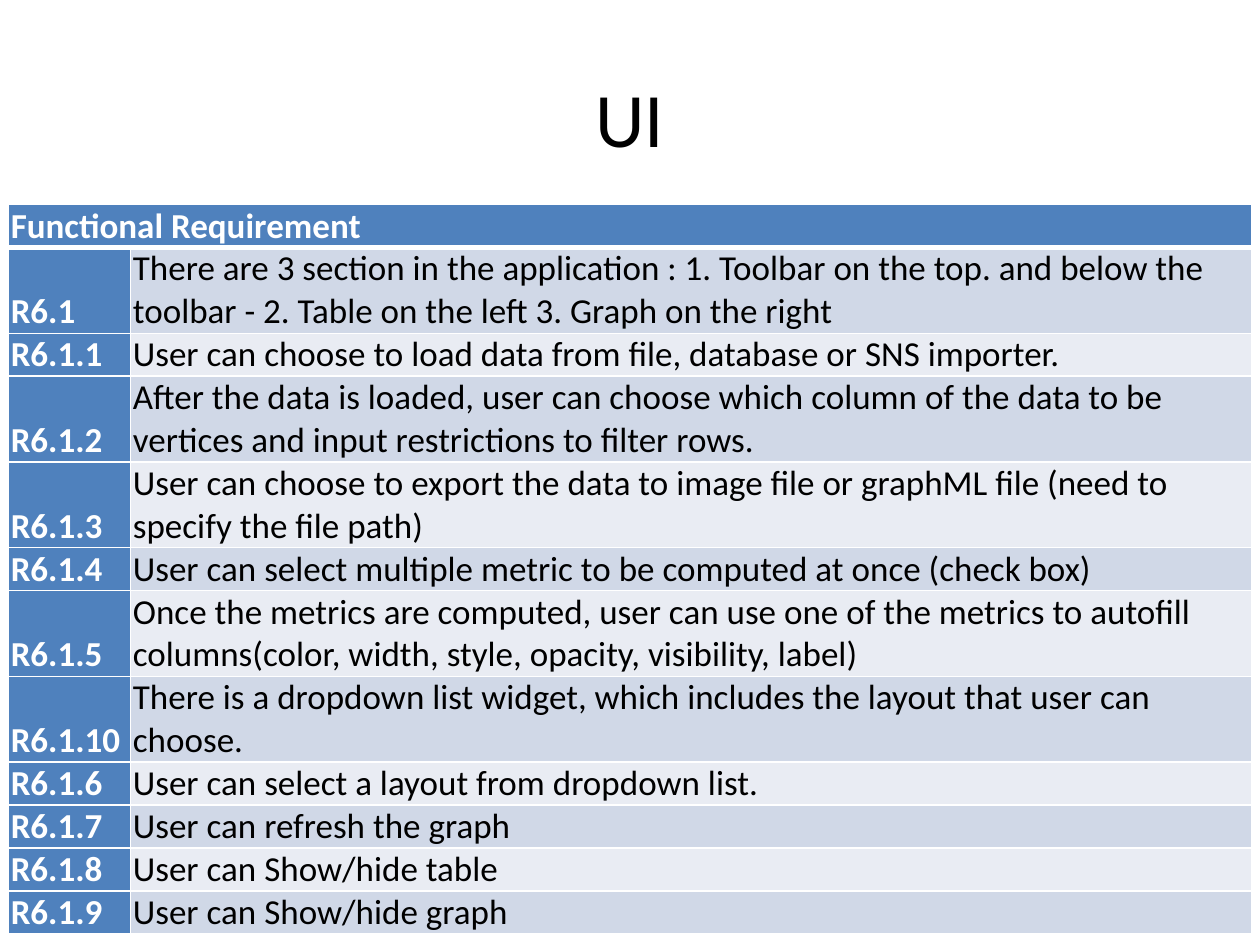
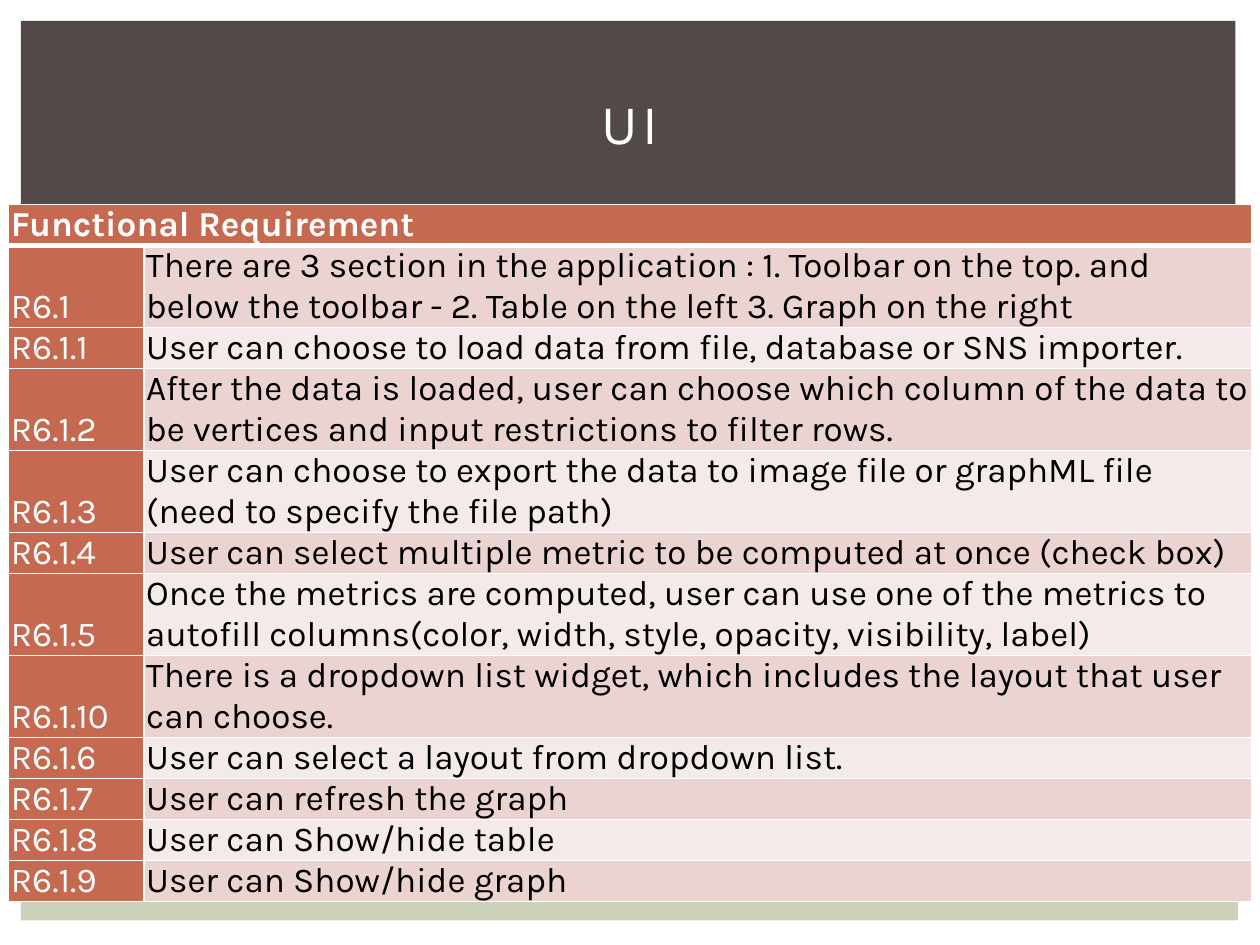
Before and after one commit to 2014-sed-team3/term-project, a slide deck: slide 8 of project/report/report.pptx. Drawn at 1260x945 pixels with LibreOffice and Linux fonts; fonts in the diff are those of the drawing. Boxes give left, top, right and bottom in pixels: in the first picture for what was removed or moved away, otherwise in the second. Text is boxed around its words. In the diff, an @@ line names an element or a change of style, - is before the commit and + after.

```diff
--- a/project/report/report.pptx
+++ b/project/report/report.pptx
@@ rectangle added at (21, 21, 1236, 207), fill #534949 @@
@@ title "UI": place and size @@
-title "UI" at (596, 97, 665, 148)
+title "UI" at (602, 109, 658, 145)
@@ title "UI" at (602, 109, 658, 145): size 44 to 32 pt, font Calibri to Karla, text colour #000000 to #FFFFFF, letter spacing 0 to 2 pt @@
@@ table at (9, 204, 1252, 919) @@
@@ fill #4F81BD to #C66951 in 12 cells @@
@@ fill #D0D8E8 to #EAD4D0 in 6 cells @@
@@ fill #E9EDF4 to #F5EBE9 in 5 cells @@
@@ font Calibri to Karla @@
@@ bold off in "R6.1", "R6.1.1", "R6.1.2", "R6.1.3" and 7 more places @@
@@ rectangle added at (21, 226, 1239, 921), fill #CCD1B9 @@
```
Also in this commit, not shown: 26 other slides changed, 2 slides added, 2 slides removed, 1 other file.
